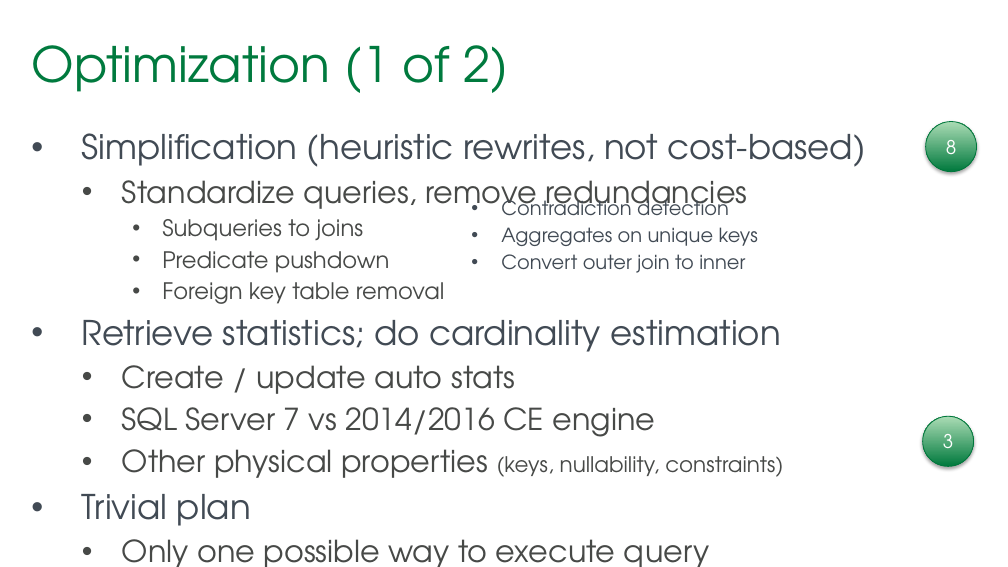
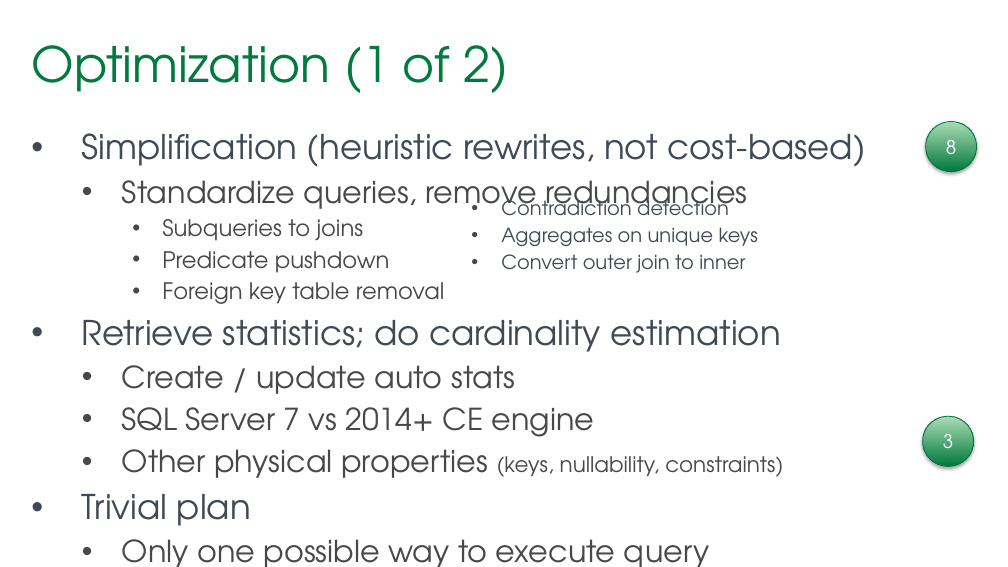
Before and after one commit to tf3604/OptimizerPresentation, a slide deck: slide 35 of Optimizer.pptx. Drawn at 1008x567 pixels with LibreOffice and Linux fonts; fonts in the diff are those of the drawing; background and template pictures are left out. Boxes give left, top, right and bottom in pixels: in the first picture for what was removed or moved away, otherwise in the second. Text is boxed around its words. In the diff, an @@ line names an element or a change of style, - is before the commit and + after.

```diff
--- a/Optimizer.pptx
+++ b/Optimizer.pptx
@@ text at bbox=[122, 407, 595, 437]: text changed @@
-  • SQL Server 7 vs 2014/2016 CE engine
+  • SQL Server 7 vs 2014+ CE engine
```
